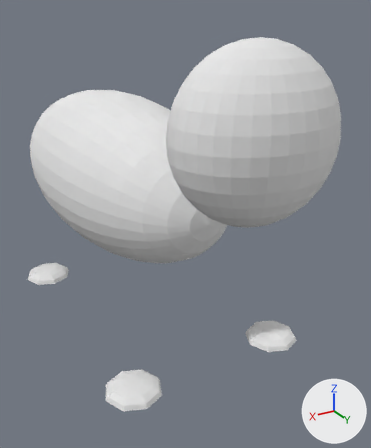
The Blender file Unity/Assets/Models/Muffin.blend: old version first, new version second.
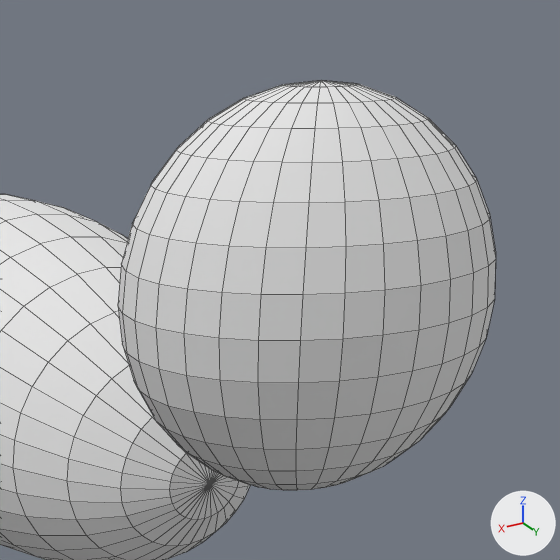
Each version is shown whole from a 50 mm lens placed at (5.15, 11.43, 7.35), pointed at (-0.71, 1.65, 2.46), then close up on the part from 30% to 100% of the width and 0% to 58% of the height. The axes (+X, +Y, +Z) are drawn at lower right. The lights are the same throughout. The close-ups show mesh edges as thin lines.

Objects in the first close-up: 'Muffin'.
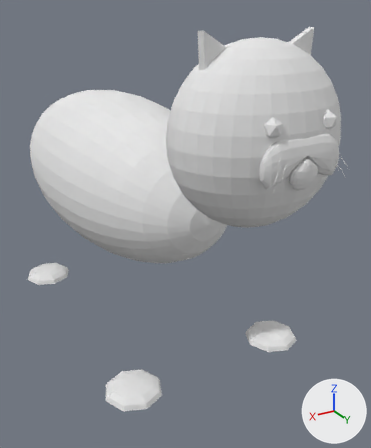
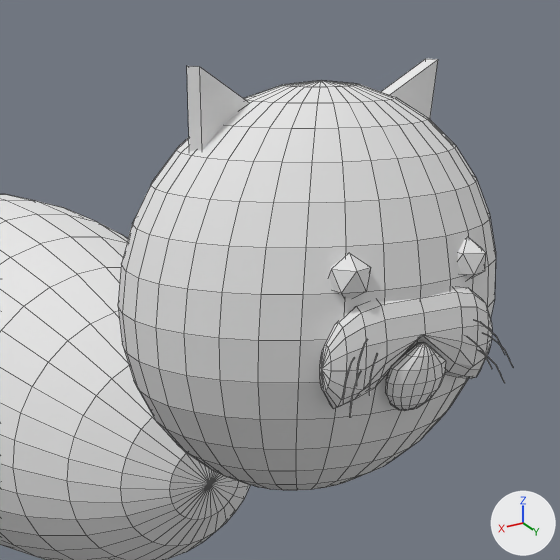
Pixel boxes [x1, y1, x2, y2] of what changed, in the close-ups (560 x 560 px):
'Muffin', reshaped: before [0, 80, 496, 560]; after [0, 59, 513, 560]
part 1 of me_cube_001, added: after [329, 253, 371, 298]
part 2 of me_cube_001, added: after [458, 237, 486, 280]
part 3 of me_cube_001, added: after [187, 59, 513, 418]

The edits, one by one:
me_cube_001 is used by ob_muffin; location (0.0, 0.21, 0.0); rotation (0.0, 0.0, 3.142), in degrees (0, 0, 180).
me_cube_001 had 1196 vertices, 1280 faces and spanned x -2.39..2.39, y -5.96..5.18, z 0.04..6.88.
me_cube_001 now has 1944 vertices, 2020 faces and spans x -2.39..2.39, y -6.14..5.18, z 0.04..7.0.
me_cube_001 part 1: a new loose piece, an icosphere of 20 faces spanning x -0.66..-0.37, y -5.95..-5.68, z 5.6..5.92, in mat_muffinmat (its picture is missing).
me_cube_001 part 2: a new loose piece, an icosphere of 20 faces spanning x 0.37..0.66, y -5.95..-5.68, z 5.6..5.92, in mat_muffinmat (its picture is missing).
me_cube_001 part 3: 724 vertices added at x -1.06..1.05, y -6.14..-4.64, z 4.82..7.0.
